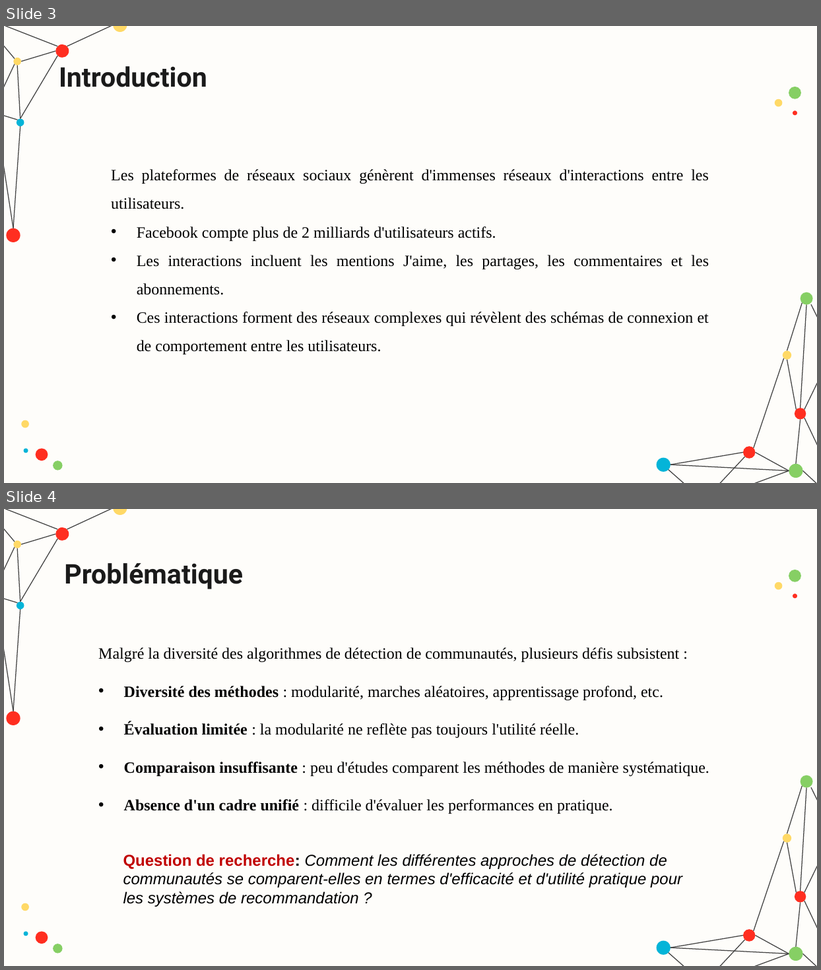
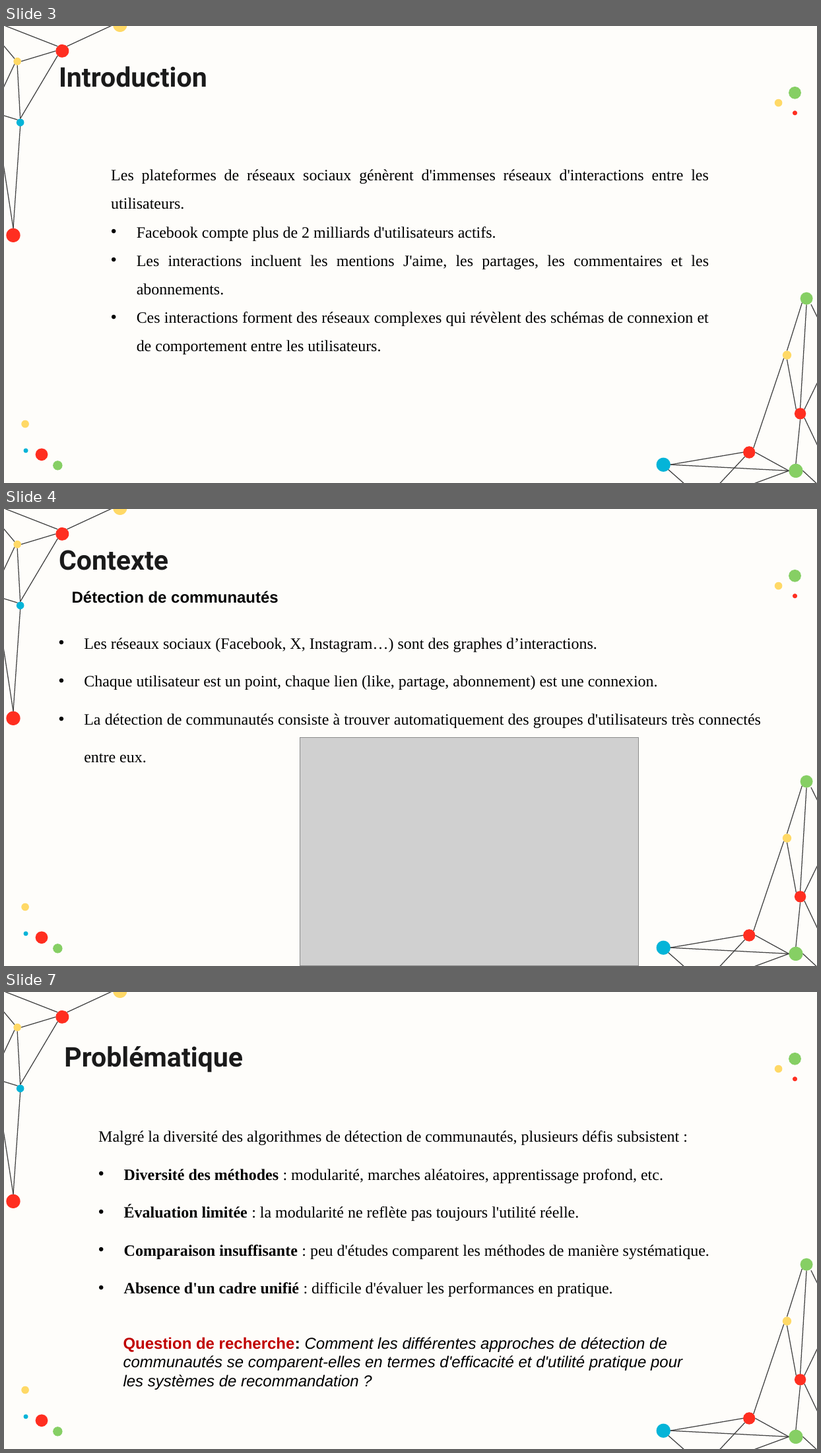
Before and after one commit to hamzamdn077/Master-Project, a slide deck: presentation.pptx. Shown one above the other, each under a label of ours: slides 3 and 4 before the commit, slides 3, 4 and 7 after it; the slides between them are not shown. The pictures are 821x970 and 821x1453 pixels, drawn with LibreOffice and Linux fonts; fonts in the diff are those of the drawing; grey boxes stand for pictures. Boxes give left, top, right and bottom in pixels: in the first picture for what was removed or moved away, otherwise in the second. Text is boxed around its words. In the diff, an @@ line names an element or a change of style, - is before the commit and + after.

```diff
--- a/presentation.pptx
+++ b/presentation.pptx
@@ slide 4 added at (x1=4, y1=509, x2=817, y2=966), background #FEFDFA; not listed: 43 template elements that a slide beside it also shows @@
@@ title added at (x1=59, y1=550, x2=168, y2=570), 24 pt, text #1A1A1A, bold @@
+Contexte
@@ text added at (x1=72, y1=591, x2=279, y2=603), 14 pt, text #000000, bold @@
+Détection de communautés
@@ text added at (x1=84, y1=638, x2=761, y2=763), 14 pt, text #000000 @@
+• Les réseaux sociaux (Facebook, X, Instagram…) sont des graphes d’interactions.
+• Chaque utilisateur est un point, chaque lien (like, partage, abonnement) est une connexion.
+• La détection de communautés consiste à trouver automatiquement des groupes d'utilisateurs très connectés entre eux.
@@ picture added at (x1=300, y1=737, x2=639, y2=966) @@
@@ what was slide 4 is now slide 7 @@
```
Also in this commit, not shown: 1 slide changed, 2 other slides added, 1 other file.
